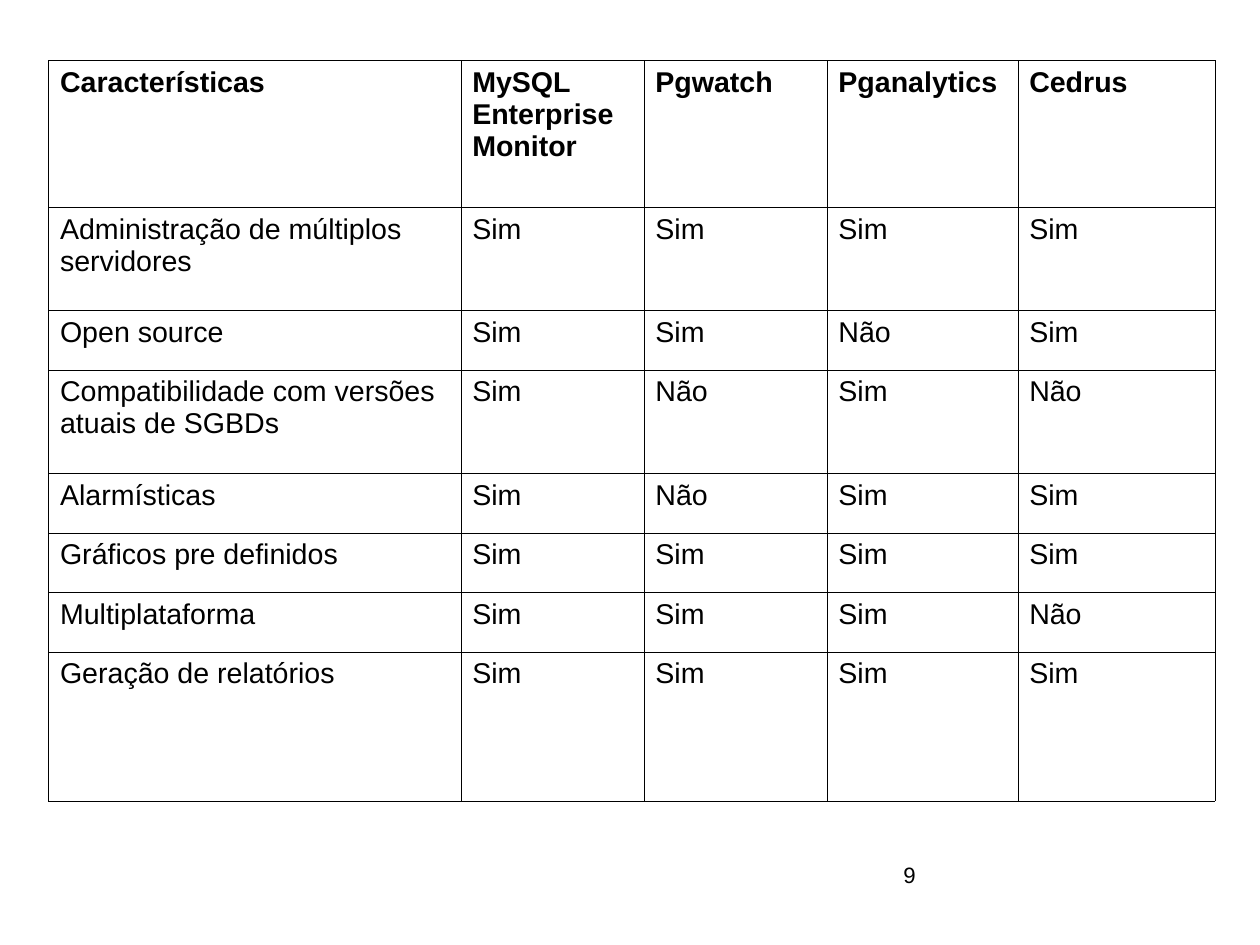
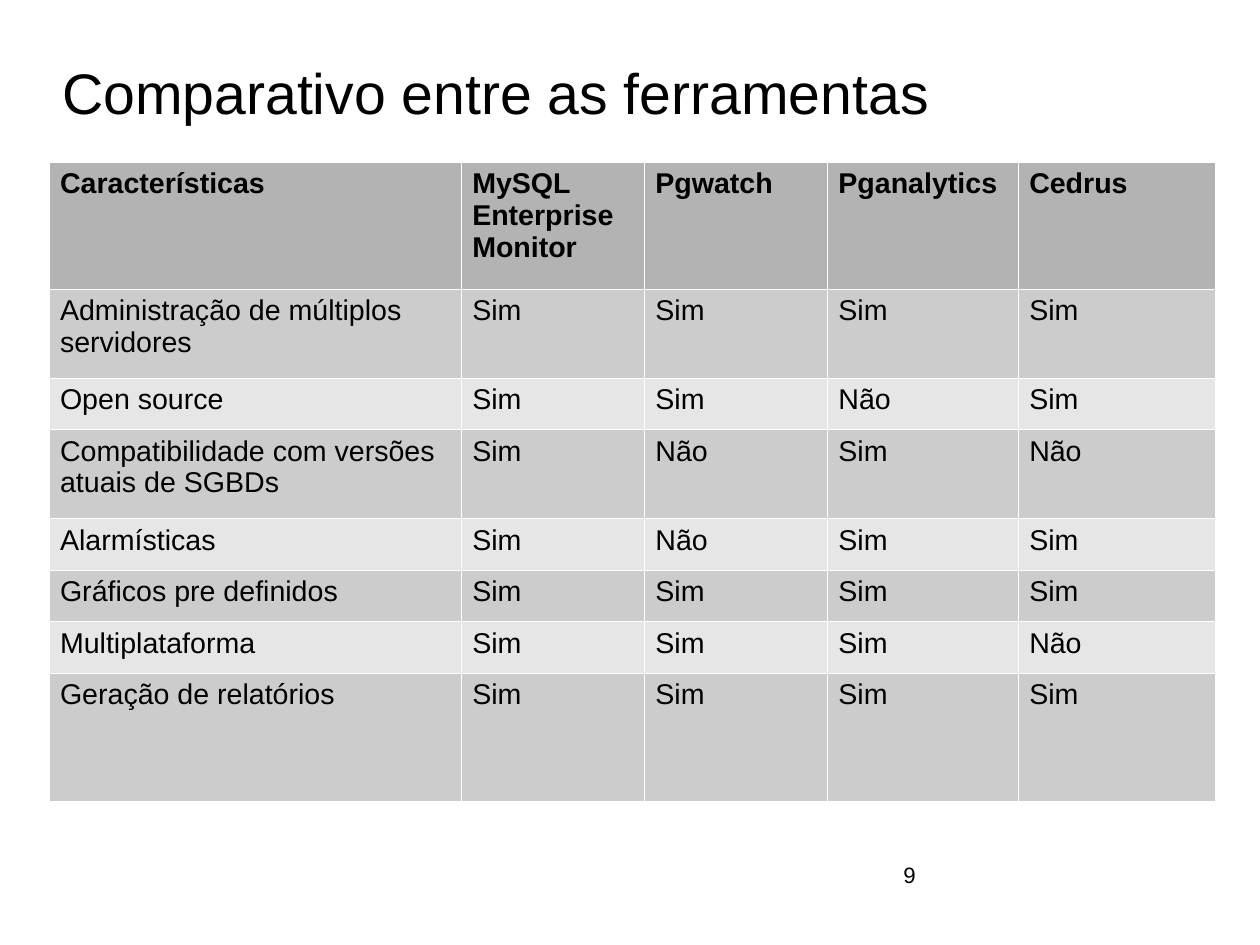
Before and after one commit to ftomasini/smdb, a slide deck: slide 9 of Documentos/FTOMASINI/FINAL/APRESENTACAO.odp. Drawn at 1260x945 pixels with LibreOffice and Linux fonts; fonts in the diff are those of the drawing; background and template pictures are left out. Boxes give left, top, right and bottom in pixels: in the first picture for what was removed or moved away, otherwise in the second. Text is boxed around its words. In the diff, an @@ line names an element or a change of style, - is before the commit and + after.

```diff
--- a/Documentos/FTOMASINI/FINAL/APRESENTACAO.odp
+++ b/Documentos/FTOMASINI/FINAL/APRESENTACAO.odp
@@ title added at box(62, 72, 929, 125), 36 pt, text #000000 @@
+Comparativo entre as ferramentas
@@ table at box(49, 162, 1215, 802) @@
@@ fill none to #B3B3B3 in row 1 @@
@@ fill none to #CCCCCC in 20 cells @@
@@ fill none to #E6E6E6 in 15 cells @@
@@ borders changed @@
@@ table: place and size @@
-table at box(49, 61, 1215, 802)
+table at box(49, 162, 1215, 802)
```
Also in this commit, not shown: 4 other slides changed, 2 other files.
